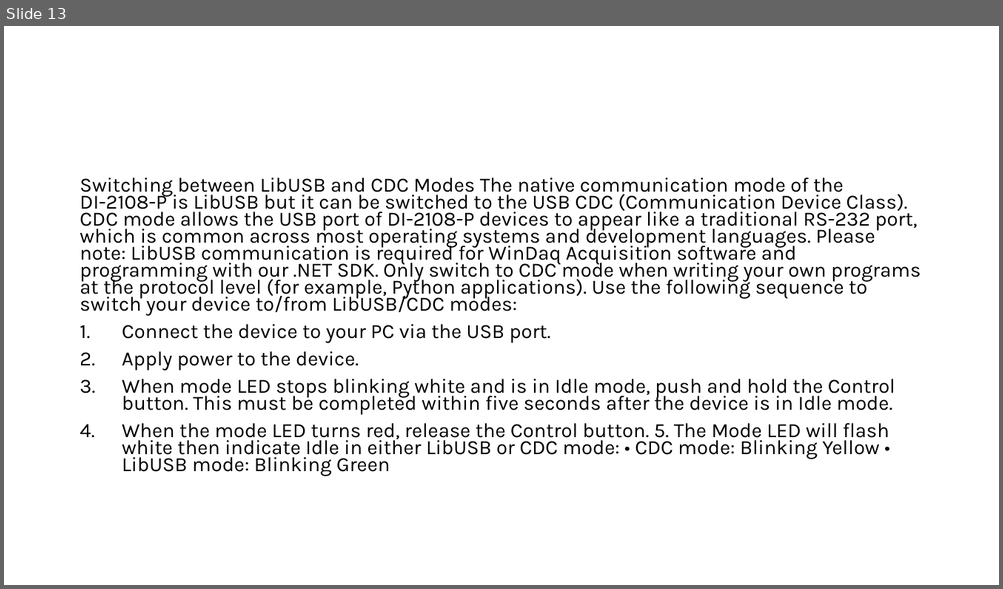
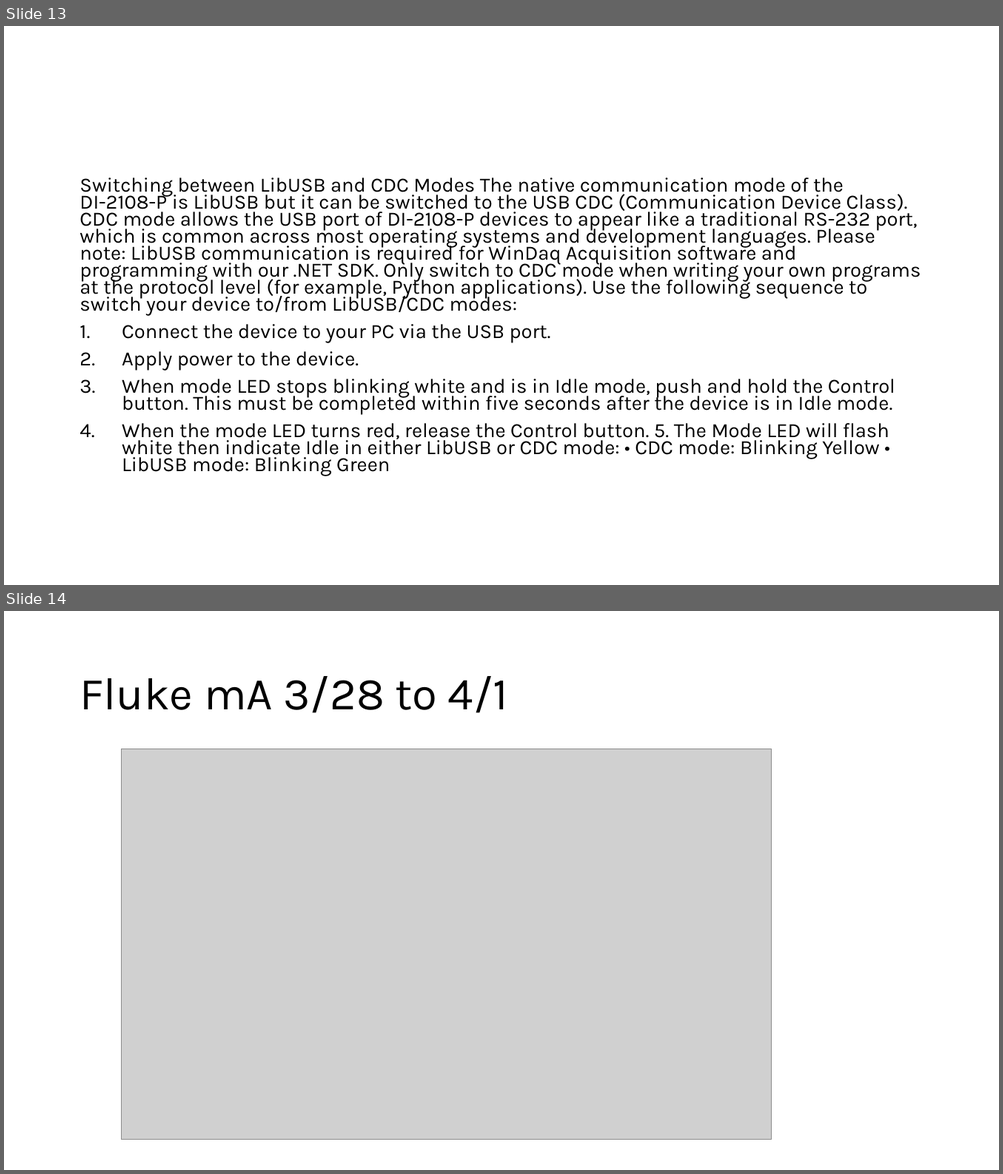
Before and after one commit to rickales/PM_Folder, a slide deck: _4 Validation/$Qualification Test Plan/QTP PIX2.pptx. Shown one above the other, each under a label of ours: slide 13 before the commit, slides 13 and 14 after it. The pictures are 1003x589 and 1003x1174 pixels, drawn with LibreOffice and Linux fonts; fonts in the diff are those of the drawing; grey boxes stand for pictures. Boxes give left, top, right and bottom in pixels: in the first picture for what was removed or moved away, otherwise in the second. Text is boxed around its words. In the diff, an @@ line names an element or a change of style, - is before the commit and + after.

```diff
--- a/_4 Validation/$Qualification Test Plan/QTP PIX2.pptx
+++ b/_4 Validation/$Qualification Test Plan/QTP PIX2.pptx
@@ slide 14 added at [4, 611, 999, 1170], background #FFFFFF @@
@@ title added at [79, 676, 508, 713], 44 pt, text #000000 @@
+Fluke mA 3/28 to 4/1
@@ picture added at [121, 749, 771, 1140] @@
```
Also in this commit, not shown: 6 other files.
